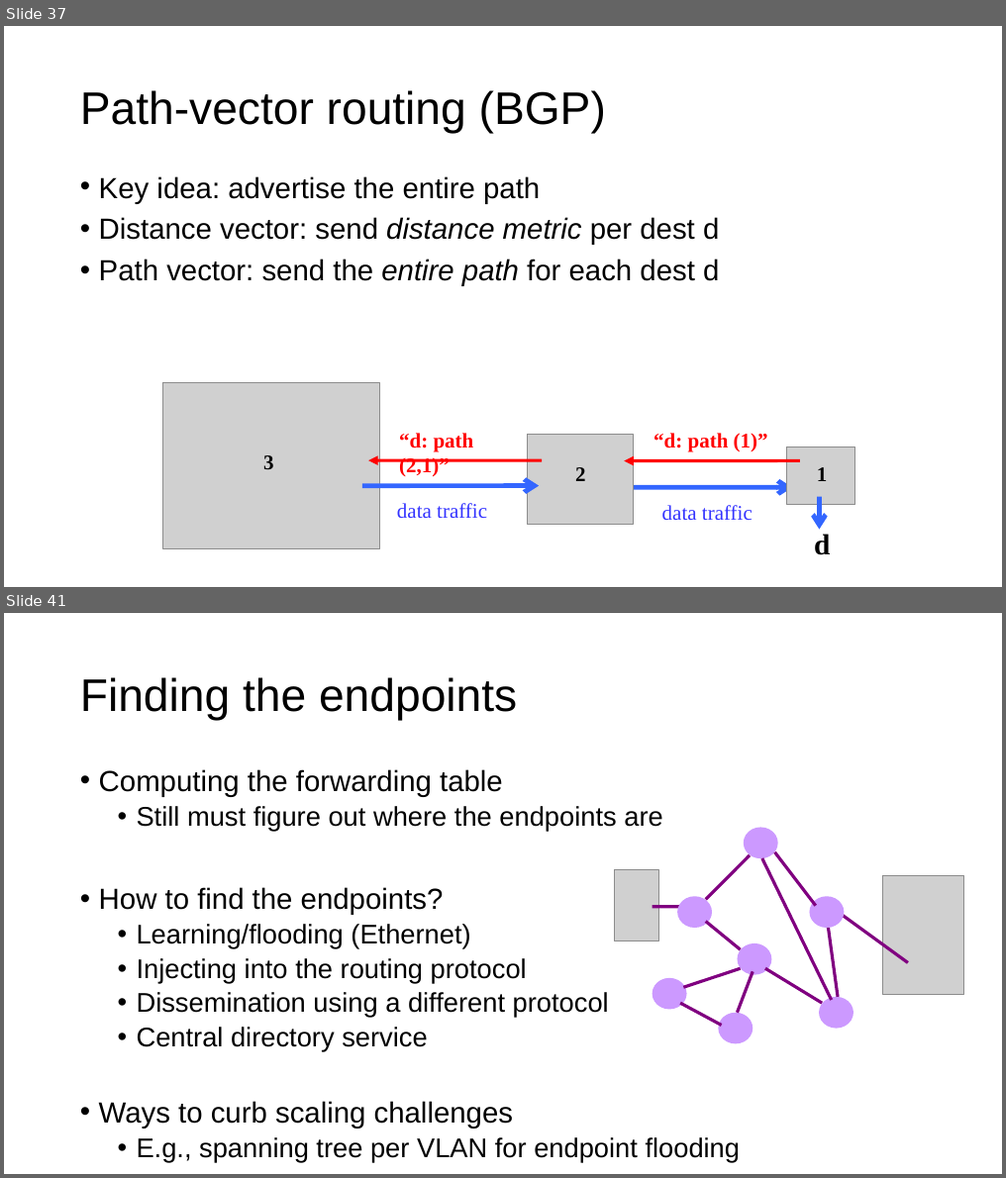
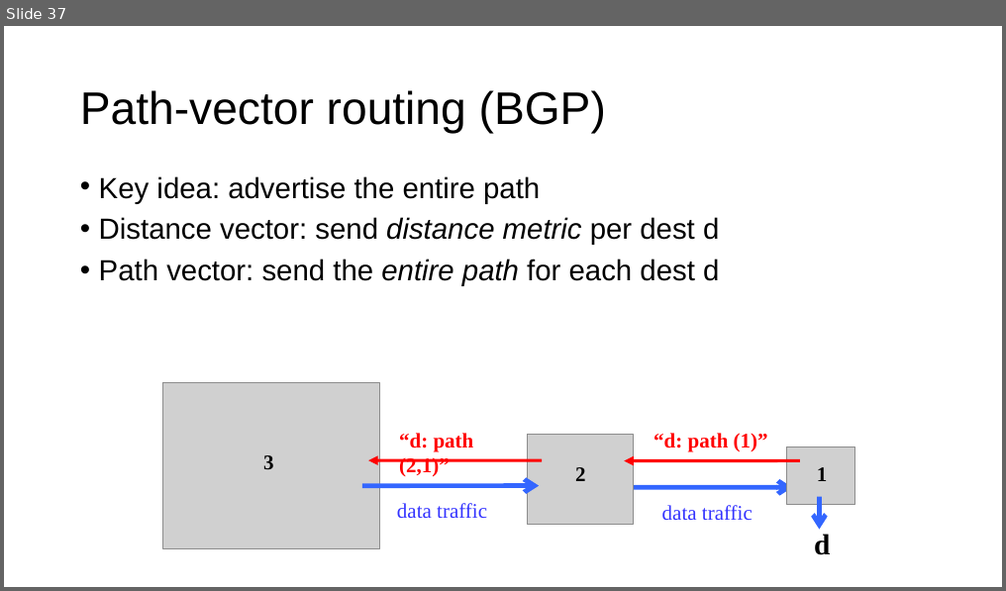
Before and after one commit to ngsrinivas/coursegen, a slide deck: ex/552-S24/staging/552-S24/lectures/12-network-control-plane.pptx. Shown one above the other, each under a label of ours: slides 37 and 41 before the commit, slide 37 after it; the slides between them are not shown. The pictures are 1006x1178 and 1006x591 pixels, drawn with LibreOffice and Linux fonts; fonts in the diff are those of the drawing; grey boxes stand for pictures. Boxes give left, top, right and bottom in pixels: in the first picture for what was removed or moved away, otherwise in the second. Text is boxed around its words. In the diff, an @@ line names an element or a change of style, - is before the commit and + after.

```diff
--- a/ex/552-S24/staging/552-S24/lectures/12-network-control-plane.pptx
+++ b/ex/552-S24/staging/552-S24/lectures/12-network-control-plane.pptx
@@ slide 41 removed at box(4, 613, 1002, 1174), background #FFFFFF @@
@@ title removed at box(80, 677, 517, 721) @@
-Finding the endpoints
@@ text removed at box(99, 769, 741, 1162) @@
-• Computing the forwarding table
-  • Still must figure out where the endpoints are
-• How to find the endpoints?
-  • Learning/flooding (Ethernet)
-  • Injecting into the routing protocol
-  • Dissemination using a different protocol
-  • Central directory service
-• Ways to curb scaling challenges
-  • E.g., spanning tree per VLAN for endpoint flooding
@@ ellipse removed at box(744, 827, 778, 859) @@
@@ picture removed at box(615, 869, 658, 942) @@
@@ line removed from (749, 856) to (706, 900) @@
@@ line removed from (762, 859) to (832, 1000) @@
@@ line removed from (775, 853) to (816, 906) @@
@@ picture removed at box(883, 875, 963, 995) @@
@@ line removed from (652, 907) to (684, 907) @@
@@ ellipse removed at box(678, 897, 712, 928) @@
@@ ellipse removed at box(810, 897, 844, 928) @@
@@ line removed from (706, 922) to (741, 950) @@
@@ line removed from (829, 928) to (838, 997) @@
@@ line removed from (840, 913) to (908, 963) @@
@@ line removed from (684, 987) to (741, 968) @@
@@ ellipse removed at box(738, 944, 772, 975) @@
@@ line removed from (765, 968) to (823, 1003) @@
@@ ellipse removed at box(652, 978, 687, 1010) @@
@@ line removed from (738, 1013) to (752, 971) @@
@@ ellipse removed at box(819, 997, 853, 1029) @@
@@ line removed from (721, 1026) to (681, 1003) @@
@@ ellipse removed at box(718, 1013, 752, 1045) @@
```
Also in this commit, not shown: 8 other slides removed, 3 other files.
